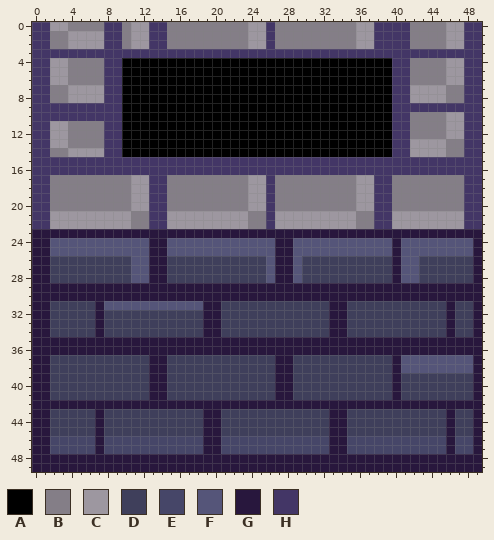
One commit to this pixel-art sprite: assets/paredes/paredCompleta.png. Above is the file before it was changed.
The file is 50x50 pixels.
Palette (. is transparent): A #000000  B #847e87  C #9d97a0  D #3f3f5b  E #464668  F #555579  G #28173d  H #433666
Pixels before (only the part around the change), first column x 0:
 0 HHCCBBBBHHBCCHHBBBBBBBBBCCHBBBBBBBBBCCHHHHBBBBCCHH
 1 HHBBCCCCHHBCCHHBBBBBBBBBCCHBBBBBBBBBCCHHHHBBBBCCHH
 2 HHBBCCCCHHBCCHHBBBBBBBBBCCHBBBBBBBBBCCHHHHBBBBCCHH
 3 HHHHHHHHHHHHHHHHHHHHHHHHHHHHHHHHHHHHHHHHHHHHHHHHHH
 4 HHCCBBBBHHAAAAAAAAAAAAAAAAAAAAAAAAAAAAAAHHBBBBCCHH
 5 HHCCBBBBHHAAAAAAAAAAAAAAAAAAAAAAAAAAAAAAHHBBBBCCHH
 6 HHCCBBBBHHAAAAAAAAAAAAAAAAAAAAAAAAAAAAAAHHBBBBCCHH
 7 HHBBCCCCHHAAAAAAAAAAAAAAAAAAAAAAAAAAAAAAHHCCCCBBHH
 8 HHBBCCCCHHAAAAAAAAAAAAAAAAAAAAAAAAAAAAAAHHCCCCBBHH
 9 HHHHHHHHHHAAAAAAAAAAAAAAAAAAAAAAAAAAAAAAHHHHHHHHHH
10 HHHHHHHHHHAAAAAAAAAAAAAAAAAAAAAAAAAAAAAAHHBBBBCCHH
11 HHCCBBBBHHAAAAAAAAAAAAAAAAAAAAAAAAAAAAAAHHBBBBCCHH
12 HHCCBBBBHHAAAAAAAAAAAAAAAAAAAAAAAAAAAAAAHHBBBBCCHH
13 HHCCBBBBHHAAAAAAAAAAAAAAAAAAAAAAAAAAAAAAHHCCCCBBHH
14 HHBBCCCCHHAAAAAAAAAAAAAAAAAAAAAAAAAAAAAAHHCCCCBBHH
15 HHHHHHHHHHHHHHHHHHHHHHHHHHHHHHHHHHHHHHHHHHHHHHHHHH
16 HHHHHHHHHHHHHHHHHHHHHHHHHHHHHHHHHHHHHHHHHHHHHHHHHH
17 HHBBBBBBBBBCCHHBBBBBBBBBCCHBBBBBBBBBCCHHBBBBBBBBHH
18 HHBBBBBBBBBCCHHBBBBBBBBBCCHBBBBBBBBBCCHHBBBBBBBBHH
19 HHBBBBBBBBBCCHHBBBBBBBBBCCHBBBBBBBBBCCHHBBBBBBBBHH
20 HHBBBBBBBBBCCHHBBBBBBBBBCCHBBBBBBBBBCCHHBBBBBBBBHH
21 HHCCCCCCCCCBBHHCCCCCCCCCBBHCCCCCCCCCBBHHCCCCCCCCHH
22 HHCCCCCCCCCBBHHCCCCCCCCCBBHCCCCCCCCCBBHHCCCCCCCCHH
23 GGGGGGGGGGGGGGGGGGGGGGGGGGGGGGGGGGGGGGGGGGGGGGGGGG
24 GGFFFFFFFFFFFGGFFFFFFFFFFFFGGFFFFFFFFFFFGFFFFFFFFG
25 GGFFFFFFFFFFFGGFFFFFFFFFFFFGGFFFFFFFFFFFGFFFFFFFFG
26 GGDDDDDDDDDFFGGDDDDDDDDDDDFGGFDDDDDDDDDDGFFDDDDDDG
27 GGDDDDDDDDDFFGGDDDDDDDDDDDFGGFDDDDDDDDDDGFFDDDDDDG
28 GGDDDDDDDDDFFGGDDDDDDDDDDDFGGFDDDDDDDDDDGFFDDDDDDG
29 GGGGGGGGGGGGGGGGGGGGGGGGGGGGGGGGGGGGGGGGGGGGGGGGGG
30 GGGGGGGGGGGGGGGGGGGGGGGGGGGGGGGGGGGGGGGGGGGGGGGGGG
31 GGDDDDDGFFFFFFFFFFFGGDDDDDDDDDDDDGGDDDDDDDDDDDGDDG
32 GGDDDDDGDDDDDDDDDDDGGDDDDDDDDDDDDGGDDDDDDDDDDDGDDG
33 GGDDDDDGDDDDDDDDDDDGGDDDDDDDDDDDDGGDDDDDDDDDDDGDDG
34 GGDDDDDGDDDDDDDDDDDGGDDDDDDDDDDDDGGDDDDDDDDDDDGDDG
35 GGGGGGGGGGGGGGGGGGGGGGGGGGGGGGGGGGGGGGGGGGGGGGGGGG
36 GGGGGGGGGGGGGGGGGGGGGGGGGGGGGGGGGGGGGGGGGGGGGGGGGG
37 GGDDDDDDDDDDDGGDDDDDDDDDDDDGGDDDDDDDDDDDGFFFFFFFFG
38 GGDDDDDDDDDDDGGDDDDDDDDDDDDGGDDDDDDDDDDDGFFFFFFFFG
39 GGDDDDDDDDDDDGGDDDDDDDDDDDDGGDDDDDDDDDDDGDDDDDDDDG
40 GGDDDDDDDDDDDGGDDDDDDDDDDDDGGDDDDDDDDDDDGDDDDDDDDG
41 GGDDDDDDDDDDDGGDDDDDDDDDDDDGGDDDDDDDDDDDGDDDDDDDDG
42 GGGGGGGGGGGGGGGGGGGGGGGGGGGGGGGGGGGGGGGGGGGGGGGGGG
43 GGDDDDDGDDDDDDDDDDDGGDDDDDDDDDDDDGGDDDDDDDDDDDGDDG
44 GGDDDDDGDDDDDDDDDDDGGDDDDDDDDDDDDGGDDDDDDDDDDDGDDG
45 GGDDDDDGDDDDDDDDDDDGGDDDDDDDDDDDDGGDDDDDDDDDDDGDDG
46 GGEEEEEGEEEEEEEEEEEGGEEEEEEEEEEEEGGEEEEEEEEEEEGEEG
47 GGEEEEEGEEEEEEEEEEEGGEEEEEEEEEEEEGGEEEEEEEEEEEGEEG
48 GGGGGGGGGGGGGGGGGGGGGGGGGGGGGGGGGGGGGGGGGGGGGGGGGG
49 GGGGGGGGGGGGGGGGGGGGGGGGGGGGGGGGGGGGGGGGGGGGGGGGGG
After the commit:
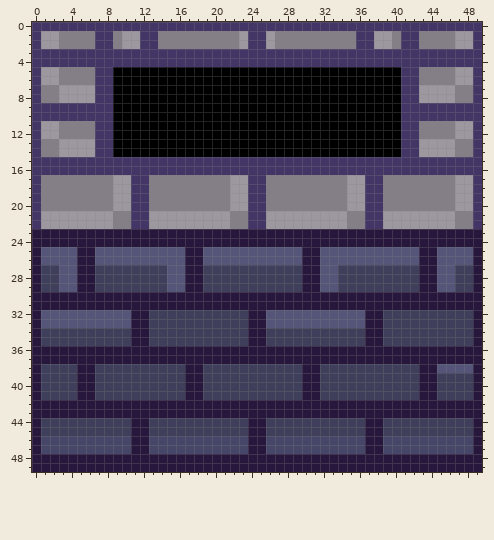
From the commit log: Ajusta el modelo de pared principal
The edit:
Colour H becomes colour A in rows 5 to 14 at x 9 and 40.
Colour C becomes colour B in rows 1 to 2 at x 4 to 6 and 46; in rows 5 to 6 at x 3 and 46; in rows 11 to 12 at x 3 and 46; in row 13 at x 2; in rows 21 to 22 at x 9 to 10, 22 to 23, 35 and 47.
Colour H becomes colour B in rows 1 to 2 at x 9, 14 and 40; in rows 7 to 8 at x 1 and 48; in rows 13 to 14 at x 1 and 48; in rows 17 to 20 at x 1, 13 to 14, 26 and 39; in rows 21 to 22 at x 48.
Colour B becomes colour C in rows 1 to 2 at x 2, 10 and 23; in rows 7 to 8 at x 3 and 46; in row 13 at x 4 to 6 and 46; in row 14 at x 3 and 46; in rows 17 to 20 at x 9 to 10, 22 to 23, 35 and 47.
Colour H becomes colour C in rows 1 to 2 at x 1, 26, 38 to 39 and 48; in rows 5 to 6 at x 1 and 48; in rows 11 to 12 at x 1 and 48; in rows 17 to 20 at x 48; in rows 21 to 22 at x 1, 13 to 14, 26 and 39.
Colour F becomes colour D in rows 27 to 28 at x 11 to 12, 26, 29 and 41 to 42; in row 38 at x 41 to 42.
Colour G becomes colour D in rows 27 to 28 at x 1, 13 to 14, 27 to 28 and 40; in row 29 at x 1 to 2, 7 to 14, 19 to 29, 34 to 42 and 47 to 48; in rows 32 to 33 at x 19 to 20 and 46; in row 34 at x 1, 7, 19 to 20, 33 to 34 and 46; in row 35 at x 1 to 10, 13 to 23, 26 to 36 and 39 to 48; in rows 38 to 41 at x 1, 13 to 14, 27 to 28 and 40.
Colour G becomes colour D in rows 44 to 45 at x 1, 7, 19 to 20, 33 to 34 and 46.
Colour G becomes colour E in rows 46 to 47 at x 1, 7, 19 to 20, 33 to 34 and 46.
Colour D becomes colour F in row 26 at x 2 to 4, 7 to 10, 15 to 16, 19 to 25, 32 to 39 and 45 to 48; in rows 27 to 28 at x 3 to 4, 15 to 16, 32 to 33 and 45 to 46; in rows 32 to 33 at x 2 to 6, 8 to 10, 26 to 32 and 35 to 36.
Colour G becomes colour F in rows 25 to 26 at x 1, 13 to 14, 27 to 28 and 40; in row 29 at x 3 to 4, 15 to 16, 32 to 33 and 45 to 46; in rows 32 to 33 at x 1, 7 and 33 to 34.
Colour D becomes colour G in rows 26 to 28 at x 5 to 6, 17 to 18, 30 to 31 and 43 to 44; in row 31 at x 2 to 6, 21 to 32, 35 to 45 and 47 to 48; in rows 32 to 34 at x 11 to 12, 24 to 25 and 37 to 38; in row 37 at x 2 to 12, 15 to 26 and 29 to 39; in row 38 at x 5 to 6, 17 to 18 and 30 to 31; in rows 39 to 41 at x 5 to 6, 17 to 18, 30 to 31 and 43 to 44.
Colour D becomes colour G in row 43 at x 2 to 6, 8 to 18, 21 to 32, 35 to 45 and 47 to 48; in rows 44 to 45 at x 11 to 12, 24 to 25 and 37 to 38.
Colour E becomes colour G in rows 46 to 47 at x 11 to 12, 24 to 25 and 37 to 38.
Colour F becomes colour G in row 24 at x 2 to 12, 15 to 26, 29 to 39 and 41 to 48; in row 25 at x 5 to 6, 17 to 18, 30 to 31 and 43 to 44; in row 31 at x 8 to 18; in row 37 at x 41 to 48; in row 38 at x 43 to 44.
Colour A becomes colour H in row 4 at x 10 to 39.
Colour B becomes colour H in row 0 at x 4 to 7, 10, 15 to 23, 27 to 35 and 42 to 45; in rows 1 to 2 at x 42; in row 4 at x 4 to 7 and 42 to 45; in rows 5 to 6 at x 7 and 42; in row 10 at x 42 to 45; in rows 11 to 12 at x 7 and 42.
Colour B becomes colour H in row 13 at x 7; in rows 21 to 22 at x 11 to 12, 24 to 25 and 37.
Colour C becomes colour H in row 0 at x 2 to 3, 11 to 12, 24 to 25, 36 to 37 and 46 to 47; in rows 1 to 2 at x 7, 12, 24 to 25 and 36 to 37; in row 4 at x 2 to 3 and 46 to 47; in rows 7 to 8 at x 7 and 42; in row 10 at x 46 to 47; in row 13 at x 42.
Colour C becomes colour H in row 14 at x 7 and 42; in rows 17 to 20 at x 11 to 12, 24 to 25 and 37.
